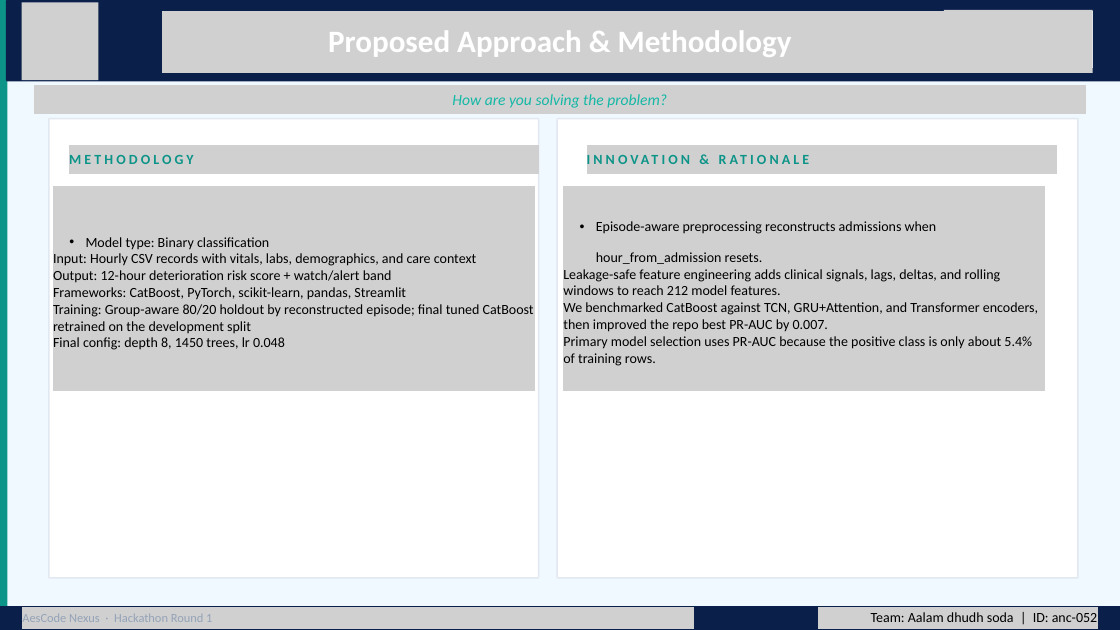
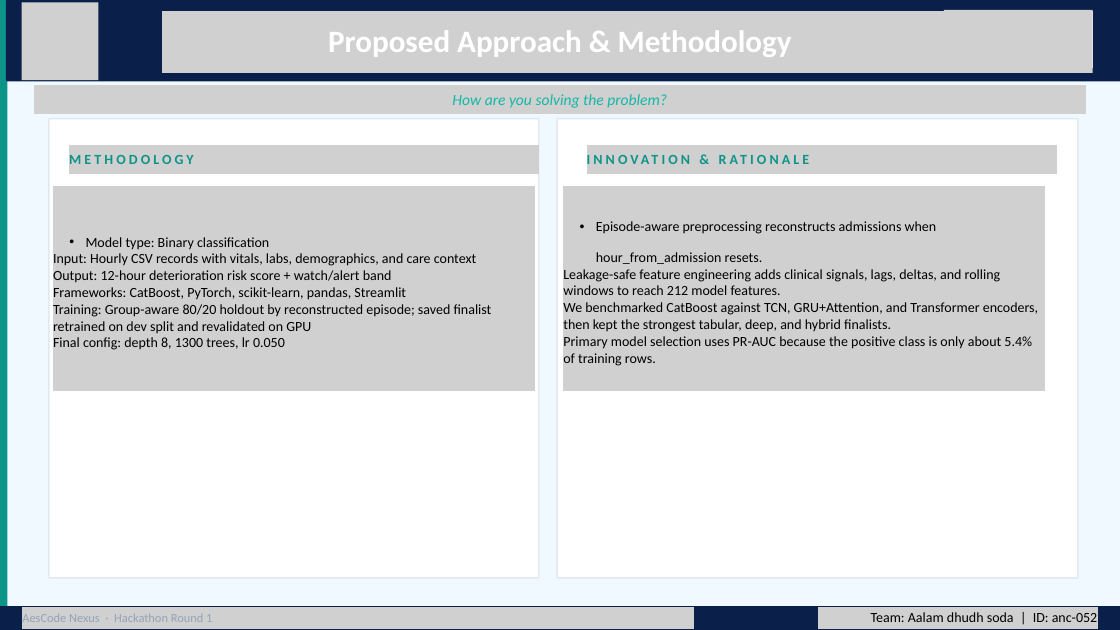
Before and after one commit to Aryamanseven/Patient-Deterioration-Prediction-System, a slide deck: slide 3 of submission/AesCodeNexus_Round1_Submission_Final_Technical_Patient_Deterioration_TeamReady.pptx. Drawn at 1120x630 pixels with LibreOffice and Linux fonts; fonts in the diff are those of the drawing; grey boxes stand for pictures. Boxes give left, top, right and bottom in pixels: in the first picture for what was removed or moved away, otherwise in the second. Text is boxed around its words. In the diff, an @@ line names an element or a change of style, - is before the commit and + after.

```diff
--- a/submission/AesCodeNexus_Round1_Submission_Final_Technical_Patient_Deterioration_TeamReady.pptx
+++ b/submission/AesCodeNexus_Round1_Submission_Final_Technical_Patient_Deterioration_TeamReady.pptx
@@ text at [53,304,492,350]: text changed @@
-Training: Group-aware 80/20 holdout by reconstructed episode; final tuned CatBoost retrained on the development split
-Final config: depth 8, 1450 trees, lr 0.048
+Training: Group-aware 80/20 holdout by reconstructed episode; saved finalist retrained on dev split and revalidated on GPU
+Final config: depth 8, 1300 trees, lr 0.050
@@ text at [563,302,1038,332]: text changed @@
-We benchmarked CatBoost against TCN, GRU+Attention, and Transformer encoders, then improved the repo best PR-AUC by 0.007.
+We benchmarked CatBoost against TCN, GRU+Attention, and Transformer encoders, then kept the strongest tabular, deep, and hybrid finalists.
```
Also in this commit, not shown: 5 other slides changed.
